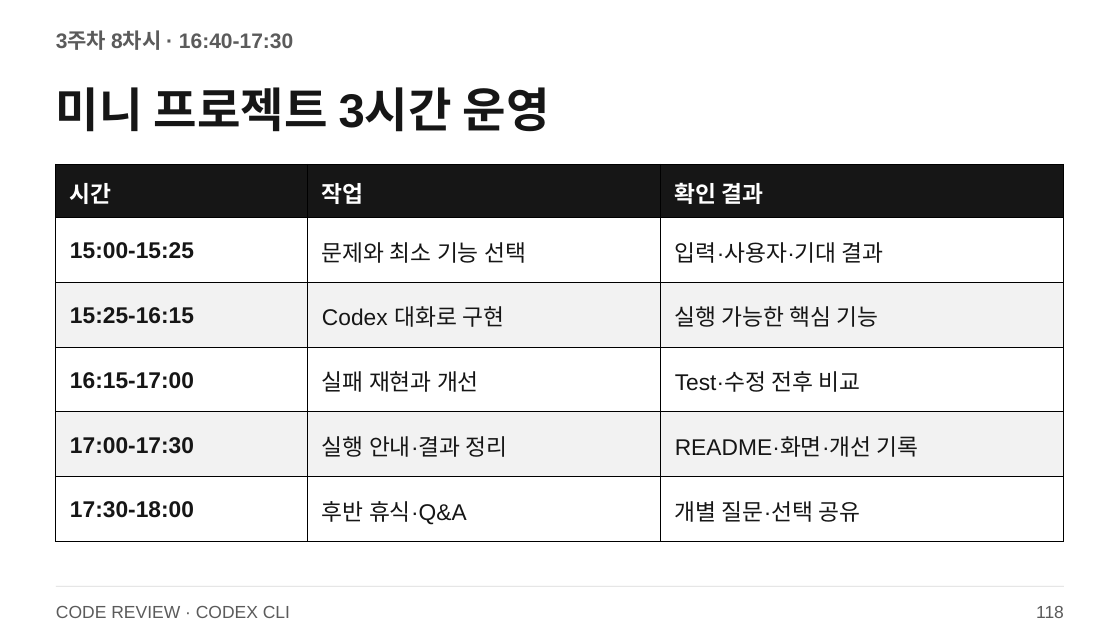
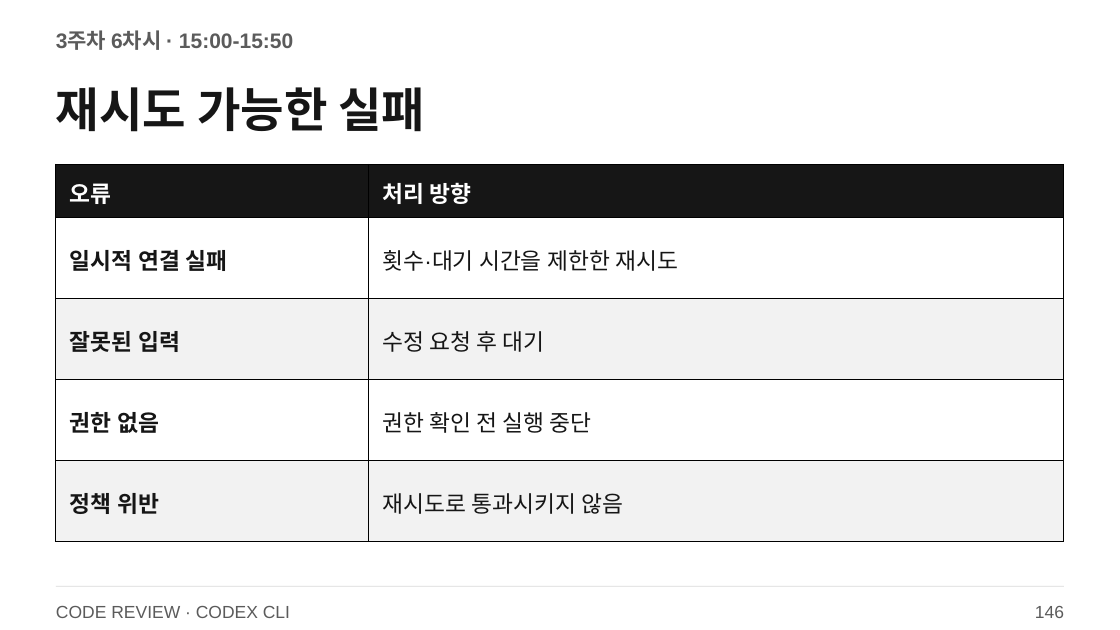
Before and after one commit to smilesjcha/llm-agent-and-workflow-automation, a slide deck: slide 146 of slides/IPA_LLM_Agent_업무자동화_Day3_2026_CODEX_CLI.pptx (slide 118 before the commit). Drawn at 1120x630 pixels with LibreOffice and Linux fonts; fonts in the diff are those of the drawing. Boxes give left, top, right and bottom in pixels: in the first picture for what was removed or moved away, otherwise in the second. Text is boxed around its words. In the diff, an @@ line names an element or a change of style, - is before the commit and + after.

```diff
--- a/slides/IPA_LLM_Agent_업무자동화_Day3_2026_CODEX_CLI.pptx
+++ b/slides/IPA_LLM_Agent_업무자동화_Day3_2026_CODEX_CLI.pptx
@@ text at (56, 31, 293, 50): text changed @@
-3주차 8차시 · 16:40-17:30
+3주차 6차시 · 15:00-15:50
@@ text at (56, 87, 425, 132): text changed @@
-미니 프로젝트 3시간 운영
+재시도 가능한 실패
@@ table at (56, 165, 1065, 541) @@
-시간 | 작업 | 확인 결과
-15:00-15:25 | 문제와 최소 기능 선택 | 입력·사용자·기대 결과
-15:25-16:15 | Codex 대화로 구현 | 실행 가능한 핵심 기능
-16:15-17:00 | 실패 재현과 개선 | Test·수정 전후 비교
-17:00-17:30 | 실행 안내·결과 정리 | README·화면·개선 기록
-17:30-18:00 | 후반 휴식·Q&A | 개별 질문·선택 공유
+오류 | 처리 방향
+일시적 연결 실패 | 횟수·대기 시간을 제한한 재시도
+잘못된 입력 | 수정 요청 후 대기
+권한 없음 | 권한 확인 전 실행 중단
+정책 위반 | 재시도로 통과시키지 않음
@@ text at (1035, 606, 1064, 618): text changed @@
-118
+146
```
Also in this commit, not shown: 70 other slides changed, 98 slides added, 13 slides removed, 27 other files.
